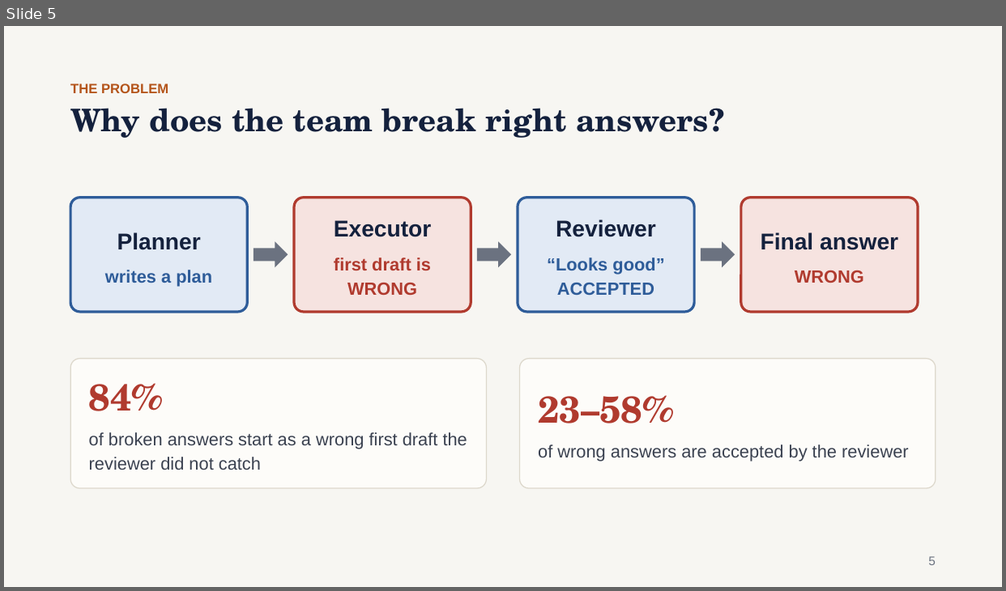
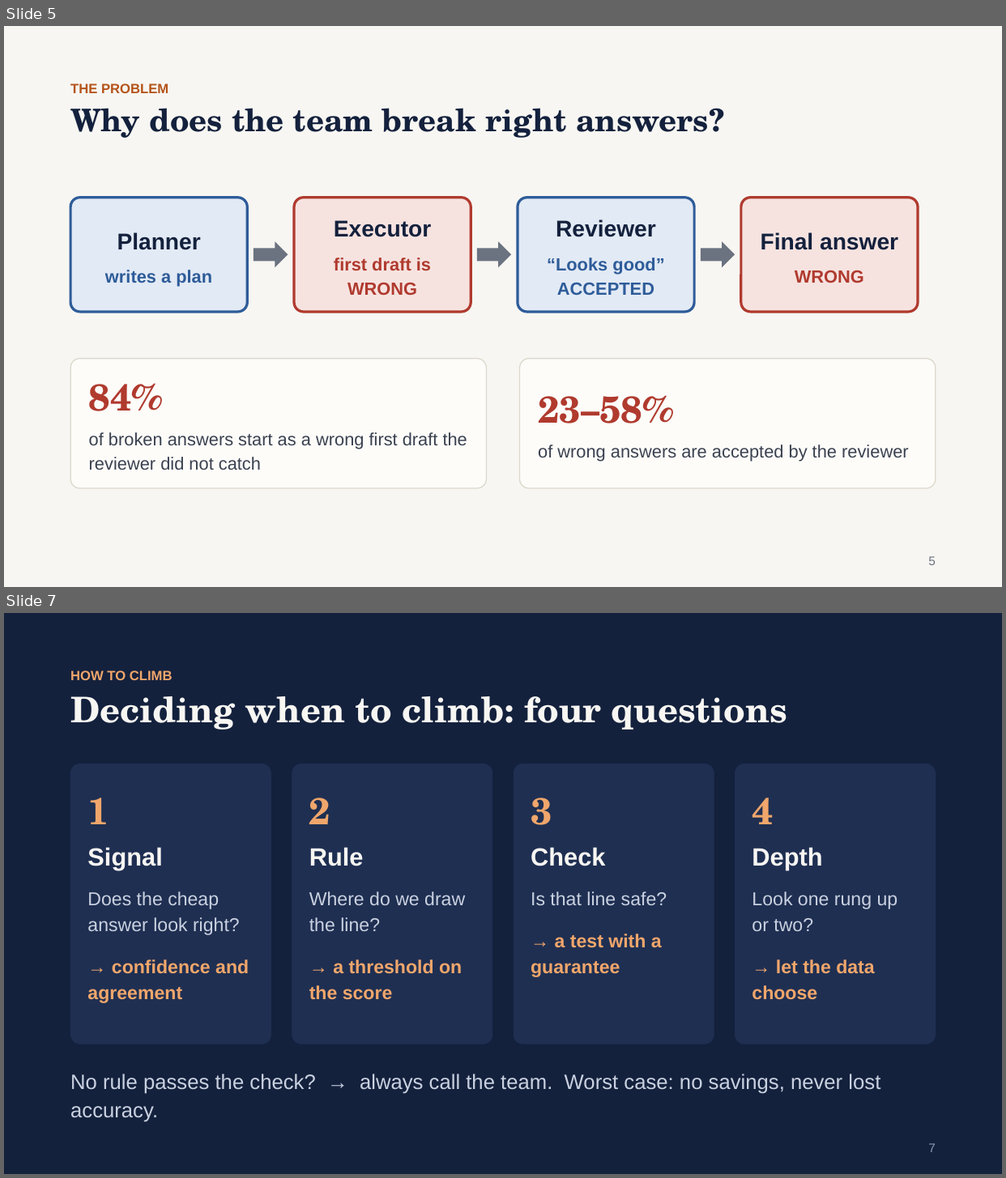
Before and after one commit to gaoj21/tokenbank, a slide deck: slides/CLIMB_talk.pptx. Shown one above the other, each under a label of ours: slide 5 before the commit, slides 5 and 7 after it; the slides between them are not shown. The pictures are 1006x591 and 1006x1178 pixels, drawn with LibreOffice and Linux fonts; fonts in the diff are those of the drawing. Boxes give left, top, right and bottom in pixels: in the first picture for what was removed or moved away, otherwise in the second. Text is boxed around its words. In the diff, an @@ line names an element or a change of style, - is before the commit and + after.

```diff
--- a/slides/CLIMB_talk.pptx
+++ b/slides/CLIMB_talk.pptx
@@ slide 7 added at box(4, 613, 1002, 1174), background #14213D @@
@@ text added at box(70, 671, 172, 680), 13 pt, text #F0A66B, bold @@
+HOW TO CLIMB
@@ text added at box(70, 696, 787, 730), 34 pt, text #F7F6F2, bold @@
+Deciding when to climb: four questions
@@ rounded rectangle added at box(70, 764, 271, 1044), fill #1F2F52, 18 pt, text #C9D1E0, bold @@
+1
+Signal
+Does the cheap answer look right?
+→ confidence and agreement
@@ rounded rectangle added at box(292, 764, 493, 1044), fill #1F2F52, 18 pt, text #F0A66B, bold @@
+2
+Rule
+Where do we draw the line?
+→ a threshold on the score
@@ rounded rectangle added at box(513, 764, 714, 1044), fill #1F2F52, 18 pt, text #F0A66B, bold @@
+3
+Check
+Is that line safe?
+→ a test with a guarantee
@@ rounded rectangle added at box(735, 764, 936, 1044), fill #1F2F52, 18 pt, text #C9D1E0, bold @@
+4
+Depth
+Look one rung up or two?
+→ let the data choose
@@ text added at box(70, 1074, 880, 1094), 20 pt, text #C9D1E0 @@
+No rule passes the check? → always call the team. Worst case: no savings, never lost accuracy.
@@ text added at box(928, 1144, 936, 1152), 12 pt, text #8B97AE @@
+7
```
Also in this commit, not shown: 11 slides changed, 3 other slides added, 3 slides removed, 2 other files.
